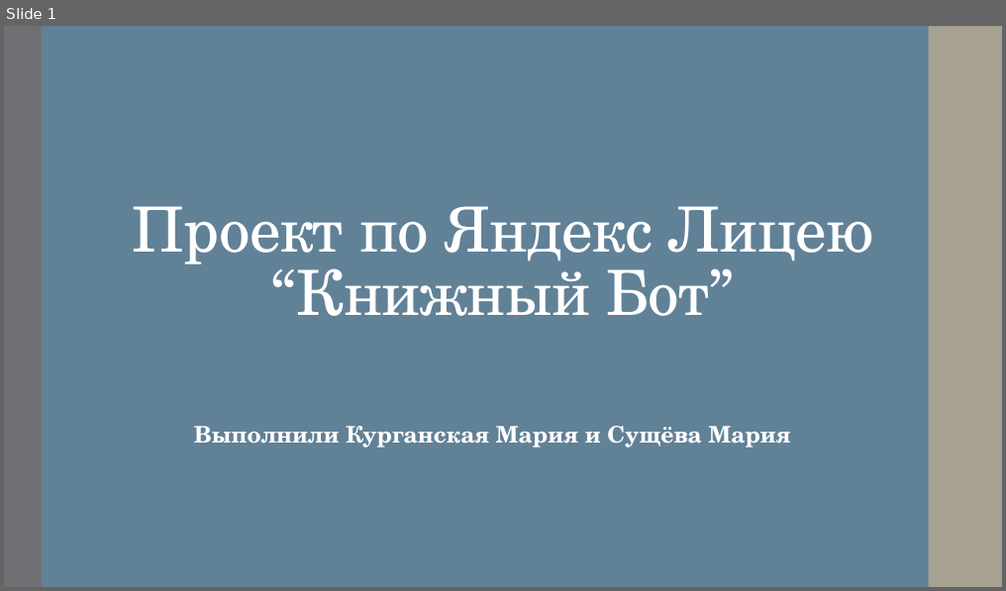
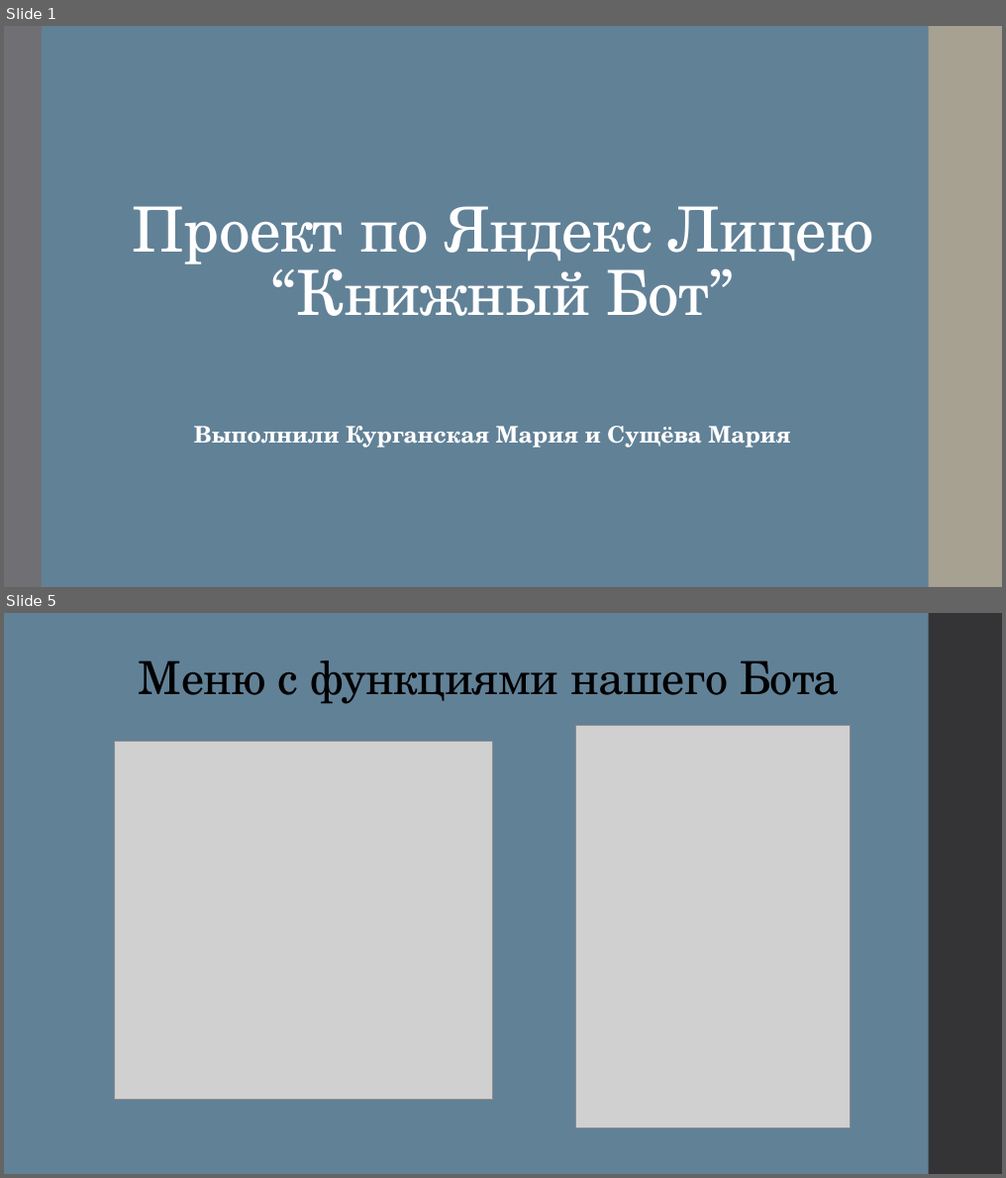
Before and after one commit to Sushcheva/Telegram-, a slide deck: Презентация по проекту.pptx. Shown one above the other, each under a label of ours: slide 1 before the commit, slides 1 and 5 after it; the slides between them are not shown. The pictures are 1006x591 and 1006x1178 pixels, drawn with LibreOffice and Linux fonts; fonts in the diff are those of the drawing; grey boxes stand for pictures. Boxes give left, top, right and bottom in pixels: in the first picture for what was removed or moved away, otherwise in the second. Text is boxed around its words. In the diff, an @@ line names an element or a change of style, - is before the commit and + after.

```diff
--- a/Презентация по проекту.pptx
+++ b/Презентация по проекту.pptx
@@ slide 5 added at (4,613,1002,1174), background #618197 @@
@@ rectangle added at (929,613,1002,1174), fill #353537 @@
@@ title added at (139,661,839,704), 44 pt, text #000000 @@
+Меню с функциями нашего Бота
@@ picture added at (576,725,849,1129) @@
@@ picture added at (114,742,493,1100) @@
```
Also in this commit, not shown: 4 slides changed, 5 other slides added, 1 slide removed.
